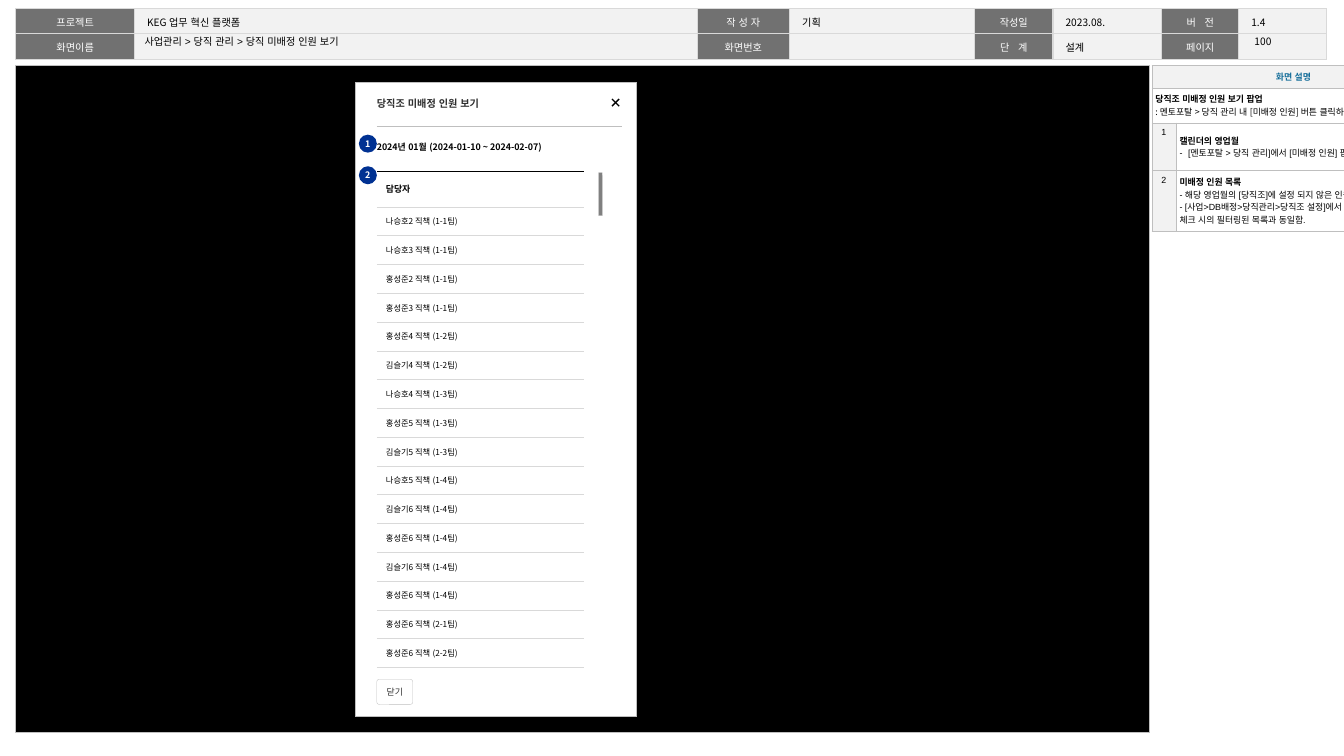
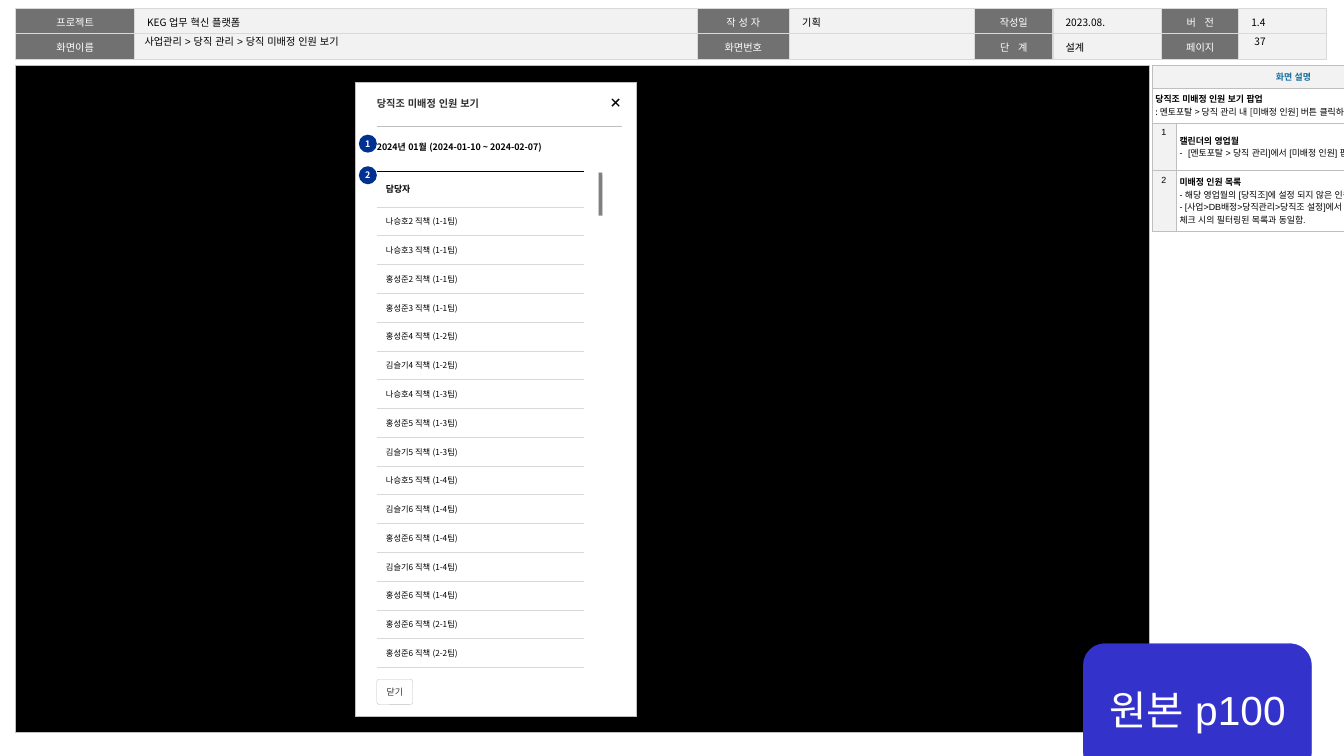
Before and after one commit to yangart/koreagroup, a slide deck: slide 38 of 플랫폼_기획서/12.멘토포탈/포탈_멘토포탈_05_pub.pptx (slide 101 before the commit). Drawn at 1344x756 pixels with LibreOffice and Linux fonts; fonts in the diff are those of the drawing; background and template pictures are left out. Boxes give left, top, right and bottom in pixels: in the first picture for what was removed or moved away, otherwise in the second. Text is boxed around its words. In the diff, an @@ line names an element or a change of style, - is before the commit and + after.

```diff
--- a/플랫폼_기획서/12.멘토포탈/포탈_멘토포탈_05_pub.pptx
+++ b/플랫폼_기획서/12.멘토포탈/포탈_멘토포탈_05_pub.pptx
@@ page number at [1254,37,1265,45]: text changed @@
-100
+37
@@ rounded rectangle added at [1083,644,1312,756], fill #3333CC, outline #3333CC 0.25 pt, 32 pt, text #FFFFFF @@
+원본 p100
```
Also in this commit, not shown: 40 other slides changed, 117 slides removed.
